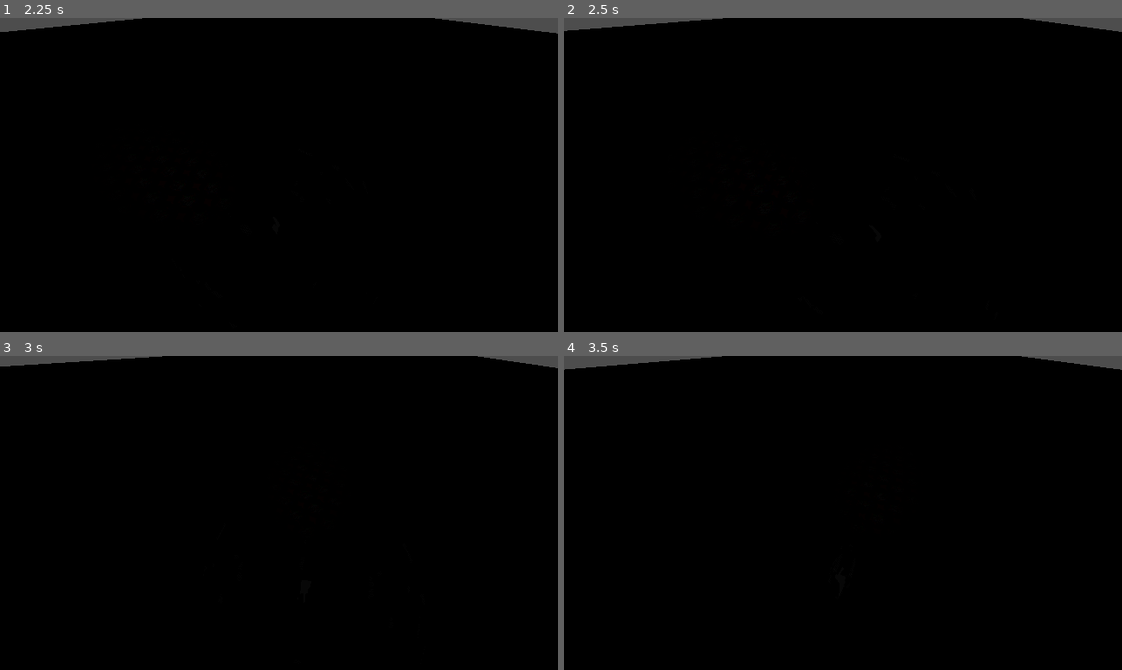
Above: before the commit, frames 1-4 (two rows, left to right).
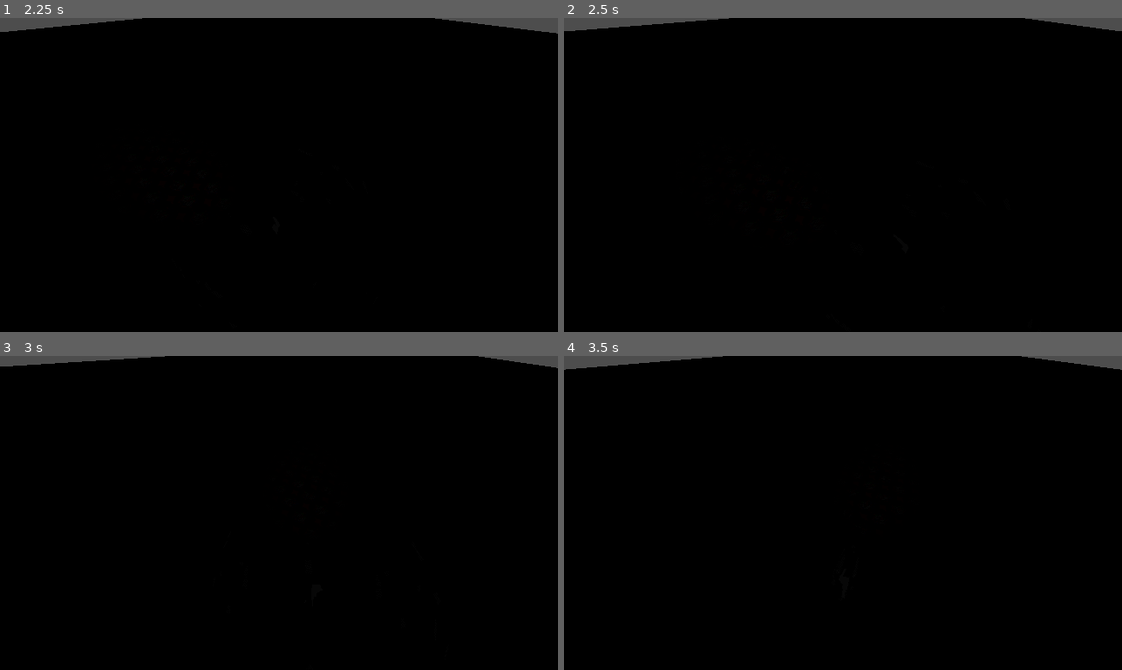
Above: after the commit, the same moments.

Repository: officialErnests/mut-4rr-
Game: Godot game, scene res://Scenes/test.tscn
Same seed, same stepped clock (60 frames per second), same inputs: the game is played once before the commit and once after it. This scene is started directly instead of the project's main scene.
Inputs (mouse positions are in pixels of both pictures, inside the frame that each line leads up to):
- Up to frame 1 (2.25 s): tap Enter at 0.5 s; move the mouse to (251, 237) at 0.52 s; hold W (forward) 0.53-2.03 s; right-click (251, 237) at 0.6 s; click (251, 237) at 0.8 s; move the mouse to (446, 222) at 1.27 s; click (446, 222) at 1.35 s; right-click (446, 222) at 1.55 s; tap Space at 2 s; move the mouse to (111, 127) at 2.02 s; hold A (left) from 2.03 s (still down); tap Q (rot_cam_left) at 2.1 s
- Up to frame 2 (2.5 s): keep holding A (left); click (675, 127) at 2.3 s
- Up to frame 3 (3 s): keep holding A (left); move the mouse to (306, 513) at 2.77 s; tap E (rot_cam_right) at 2.85 s
- Up to frame 4 (3.5 s): keep holding A (left); right-click (870, 513) at 3.05 s

Frame 1 is identical in both runs. In frame 2, less than 0.1% of the frame differs, in the area x 0-100%, y 0-5%; in frame 3, less than 0.1%; in frame 4, less than 0.1%.
Error before the commit: Invalid access to property or key 'Items' on a base object of type 'Dictionary'. (res://Scripts/itemManager.gd:35)
Error after the commit: Invalid access to property or key 'Items' on a base object of type 'Dictionary'. (res://Scripts/itemManager.gd:49)

Commit message:
v0.1.4.5 door - added so you can interact with door - underhood rewrote alot of item thingies :DD

Diff:
--- a/Scenes/game.tscn
+++ b/Scenes/game.tscn
@@ -52,10 +52,10 @@
 
 [sub_resource type="WorldBoundaryShape3D" id="WorldBoundaryShape3D_3dryh"]
 
-[sub_resource type="BoxMesh" id="BoxMesh_i6g32"]
+[sub_resource type="BoxShape3D" id="BoxShape3D_1l0tm"]
 size = Vector3(0.2, 5, 5)
 
-[sub_resource type="BoxShape3D" id="BoxShape3D_1l0tm"]
+[sub_resource type="BoxMesh" id="BoxMesh_i6g32"]
 size = Vector3(0.2, 5, 5)
 
 [node name="Game" type="Node3D"]
@@ -118,7 +118,7 @@
 size = Vector3(4.1, 4.2000003, 3.5)
 
 [node name="CSGBox3D3" type="CSGBox3D" parent="Map/Static"]
-transform = Transform3D(-5.9604645e-08, 1, 0, -1, -5.9604645e-08, 0, 0, 0, 1, 1.7999998, 6.6, -2.0500002)
+transform = Transform3D(-0.40703964, 0.91341054, 0, -0.91341054, -0.40703964, 0, 0, 0, 1, 2.4308407, 8.015628, -2.0500002)
 use_collision = true
 collision_layer = 3
 size = Vector3(1, 4.2000003, 3.5)
@@ -126,29 +126,58 @@
 [node name="SpotLight3D" type="SpotLight3D" parent="Map/Static/CSGBox3D3"]
 transform = Transform3D(-4.371139e-08, 0, -1, 0, 1, 0, 1, 0, -4.371139e-08, 0, 0, 0)
 light_energy = 0.1
-spot_range = 20.0
+shadow_enabled = true
+spot_range = 30.0
+spot_angle = 80.0
 spot_angle_attenuation = 4.924578
 
 [node name="CSGBox3D2" type="CSGBox3D" parent="Map/Static"]
-transform = Transform3D(1, 0, 0, 0, 1, 0, 0, 0, 1, 0.39999986, 1.9000001, 6.9999995)
+transform = Transform3D(1, 0, 0, 0, 1, 0, 0, 0, 1, 3.3999999, 1.9000001, 5.9999995)
 use_collision = true
 collision_layer = 3
-size = Vector3(14, 4, 3)
+size = Vector3(20, 4, 1)
 
-[node name="AnimatableBody3D" type="AnimatableBody3D" parent="Map" groups=["Interactable"]]
+[node name="CSGBox3D4" type="CSGBox3D" parent="Map/Static"]
+transform = Transform3D(1, 0, 0, 0, 1, 0, 0, 0, 1, 13.9, 1.9000001, -2.0000005)
+use_collision = true
+collision_layer = 3
+size = Vector3(1, 4, 17)
+
+[node name="Area3D" type="Area3D" parent="Map" groups=["Interactable"]]
+collision_layer = 3
+
+[node name="MAIN" type="Node" parent="Map/Area3D" node_paths=PackedStringArray("main_node", "move_node")]
+script = ExtResource("7_1l0tm")
+usecase = 0
+main_node = NodePath("../AnimatableBody3D")
+move_vector = Vector3(0, 3, 0)
+max_action_timer = 1
+move_node = NodePath("../AnimatableBody3D")
+
+[node name="CollisionShape3D2" type="CollisionShape3D" parent="Map/Area3D"]
+transform = Transform3D(1, 0, 0, 0, 1, 0, 0, 0, 1, -5, 2.5, 3)
+shape = SubResource("BoxShape3D_1l0tm")
+
+[node name="AnimatableBody3D" type="AnimatableBody3D" parent="Map/Area3D"]
 transform = Transform3D(1, 0, 0, 0, 1, 0, 0, 0, 1, -5, 0, 0.5)
 collision_layer = 3
 
-[node name="MAIN" type="Node" parent="Map/AnimatableBody3D" node_paths=PackedStringArray("main_node")]
-script = ExtResource("7_1l0tm")
-usecase = 0
-main_node = NodePath("..")
-move_vector = Vector3(0, 4, 0)
-
-[node name="MeshInstance3D" type="MeshInstance3D" parent="Map/AnimatableBody3D"]
+[node name="MeshInstance3D" type="MeshInstance3D" parent="Map/Area3D/AnimatableBody3D"]
 transform = Transform3D(1, 0, 0, 0, 1, 0, 0, 0, 1, 0, 2.5, 2.5)
 mesh = SubResource("BoxMesh_i6g32")
 
-[node name="CollisionShape3D" type="CollisionShape3D" parent="Map/AnimatableBody3D"]
+[node name="CollisionShape3D" type="CollisionShape3D" parent="Map/Area3D/AnimatableBody3D"]
 transform = Transform3D(1, 0, 0, 0, 1, 0, 0, 0, 1, 0, 2.5, 2.5)
 shape = SubResource("BoxShape3D_1l0tm")
+
+[node name="AnimatableBody3D2" type="AnimatableBody3D" parent="Map/Area3D"]
+transform = Transform3D(1, 0, 0, 0, 1, 0, 0, 0, 1, -5, 0, -8)
+collision_layer = 3
+
+[node name="MeshInstance3D" type="MeshInstance3D" parent="Map/Area3D/AnimatableBody3D2"]
+transform = Transform3D(1, 0, 0, 0, 1, 0, 0, 0, 1, 0, 2.5, 2.5)
+mesh = SubResource("BoxMesh_i6g32")
+
+[node name="CollisionShape3D" type="CollisionShape3D" parent="Map/Area3D/AnimatableBody3D2"]
+transform = Transform3D(1, 0, 0, 0, 1, 0, 0, 0, 1, 0, 2.5, 2.5)
+shape = SubResource("BoxShape3D_1l0tm")
--- a/Scenes/items/pistol.tscn
+++ b/Scenes/items/pistol.tscn
@@ -38,6 +38,8 @@
 light = NodePath("../XD")
 light_pt2 = NodePath("../FLASH2")
 hiddens = NodePath("../hiddens")
+light_time = 0.02
+delay = 0.04
 metadata/_custom_type_script = "uid://b5kv5ttlwlpi5"
 
 [node name="Collider" type="CollisionShape3D" parent="."]
--- a/Scripts/interactable.gd
+++ b/Scripts/interactable.gd
@@ -11,33 +11,39 @@
 @export var main_node: Node3D
 @export var move_vector:= Vector3.ZERO
 @export var max_action_timer := 10
+@export var move_node: Node3D
 var action_timer = 0
 var active = false
 var start_position
+var activated = false
 
 func _ready():
 	refresh()
 
 func refresh():
-	start_position = main_node.position
+	start_position = move_node.position
 
 func _process(delta: float) -> void:
 	if action_timer <= 0: return
 	action_timer -= delta
 
 	#So last position is accurate 0
-	if action_timer <= 0: action_timer = 0
+	if action_timer <= 0:
+		action_timer = 0
+		activated = false
 
 	match usecase:
 		type.SLIDE_DOOR:
 			sliderDoor()
 
 func triggered():
+	if activated: return
 	action_timer = max_action_timer
 	active = not active
+	activated = true
 
 func sliderDoor():
 	var temp_ruler = action_timer / max_action_timer
 	temp_ruler *= 1 if active else -1
 	temp_ruler = (0 if active else 1) + temp_ruler
-	main_node.position = start_position * temp_ruler + move_vector * (1 - temp_ruler)
+	move_node.position = start_position * temp_ruler + (start_position + move_vector) * (1 - temp_ruler)
--- a/Scripts/itemManager.gd
+++ b/Scripts/itemManager.gd
@@ -21,11 +21,25 @@
 			throw()
 		else:
 			pickupDetect()
+	if Input.is_action_just_pressed("use"):
+		if equiped_item:
+			equipUse()
+		else:
+			use()
+
+func equipUse():
+	equiped_item_script.use(self)
 
 func use():
-	#TODO
-	# add so it checks item use case then it switches to just checking witouth item
+	for iter_node in detectFront():
+		if iter_node.is_in_group("Interactable"):
+			iter_node.get_node("MAIN").triggered()
 	pass
+
+func detectFront():
+	var temp_bodies = pickup_hitbox.get_overlapping_bodies()
+	temp_bodies.append_array(pickup_hitbox.get_overlapping_areas())
+	return temp_bodies
 
 func throw():
 	animator.use()
@@ -41,8 +55,7 @@
 	equiped_item_script = null
 
 func pickupDetect():
-	var hit_nodes = pickup_hitbox.get_overlapping_bodies()
-	for node in hit_nodes:
+	for node in detectFront():
 		if node.is_in_group("item"):
 			pickup(node)
 			return
--- a/Scripts/items/handle_shoot.gd
+++ b/Scripts/items/handle_shoot.gd
@@ -3,9 +3,9 @@
 @export var light: Node3D
 @export var light_pt2: Node3D
 @export var hiddens: Node3D
-@export var light_time: float
-@export var flash_time: float
-@export var delay : float
+@export var light_time: float = 0.05
+@export var flash_time: float = 0.01
+@export var delay : float = 0.1
 @export var max_ammo: int
 
 var curent_ammo = max_ammo
@@ -17,8 +17,7 @@
 func _process(delta: float) -> void:
 	if light_countdown_timer <= 0: return
 	light_countdown_timer -= delta
-
-	if light_countdown_timer <= delay - light_time - flash_time :
+	if light_countdown_timer <= delay - light_time:
 		light.visible = false
 		light_pt2.visible = false
 		hiddens.visible = true
--- a/Scripts/items/handle_usables.gd
+++ b/Scripts/items/handle_usables.gd
@@ -3,9 +3,9 @@
 
 # Called when the node enters the scene tree for the first time.
 func _ready() -> void:
-pass # Replace with function body.
+	pass # Replace with function body.
 
 
 # Called every frame. 'delta' is the elapsed time since the previous frame.
 func _process(delta: float) -> void:
-pass
+	pass
--- a/Scripts/items/item.gd
+++ b/Scripts/items/item.gd
@@ -44,6 +44,14 @@
 func _process(delta):
 	visual_outside.material_overlay.grow_amount += ((2.0 if item_equiped else 0.1) - visual_outside.material_overlay.grow_amount) * delta * 8
 
+func use(p_main) -> void:
+	match type:
+		ItemType.GUN:
+			extend_script.shoot()
+		_:
+			p_main.use()
+
+
 func drop() -> void:
 	item_equiped = false
 	itemRigid.freeze = false
--- a/project.godot
+++ b/project.godot
@@ -61,7 +61,7 @@
 "events": [Object(InputEventKey,"resource_local_to_scene":false,"resource_name":"","device":-1,"window_id":0,"alt_press …(192 unchanged characters)…
 ]
 }
-shoot={
+use={
 "deadzone": 0.2,
 "events": [Object(InputEventMouseButton,"resource_local_to_scene":false,"resource_name":"","device":-1,"window_id":0,"a …(253 unchanged characters)…
 ]
